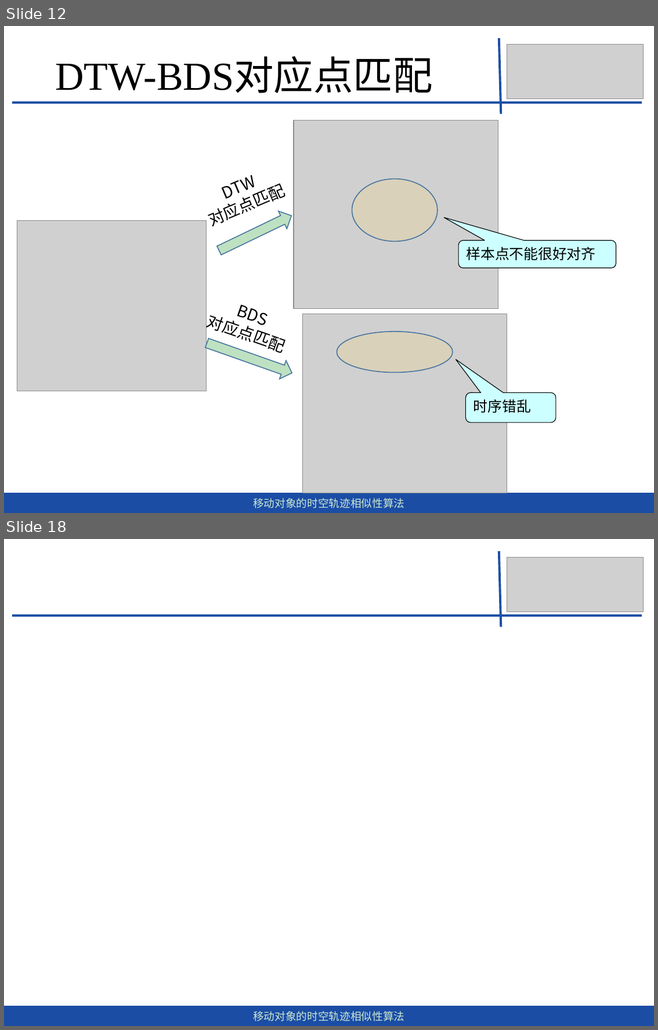
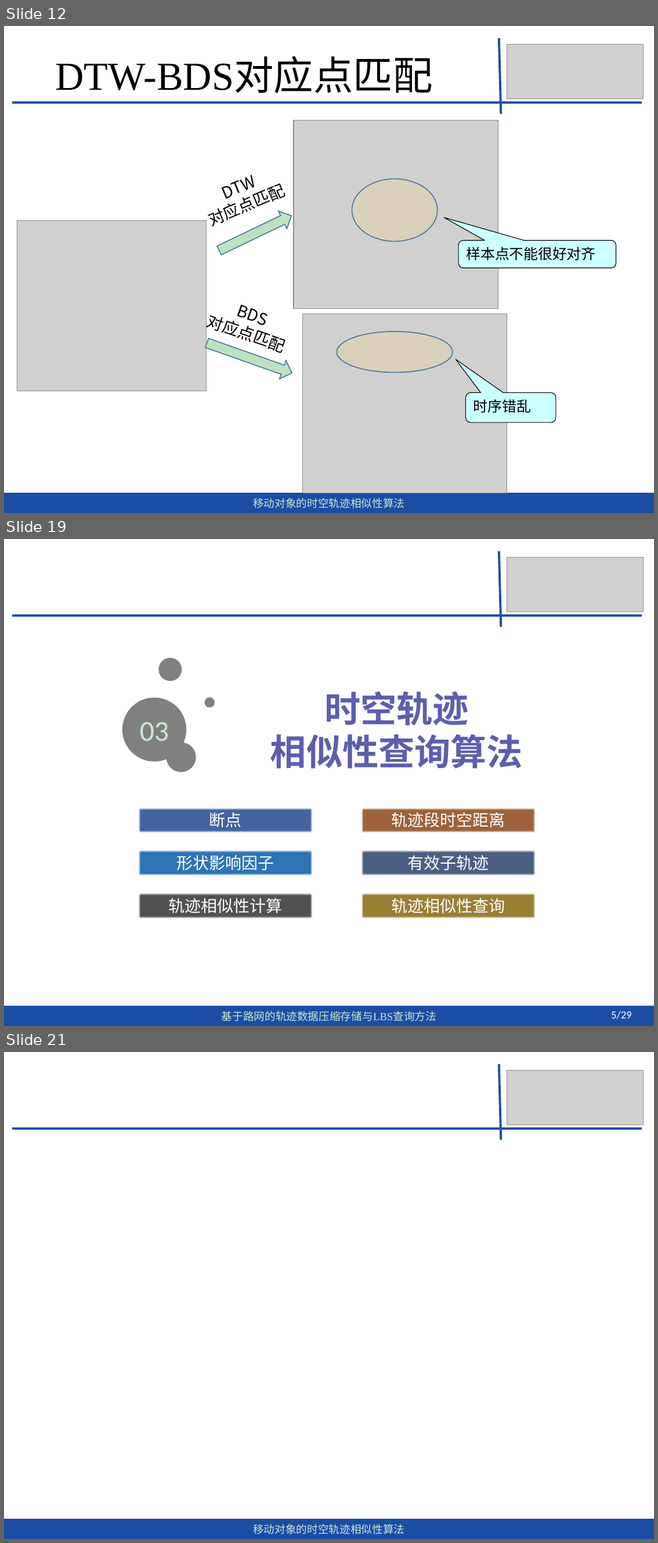
Before and after one commit to dingguangwei/biyelunwen, a slide deck: 答辩——毕设.pptx. Shown one above the other, each under a label of ours: slides 12 and 18 before the commit, slides 12, 19 and 21 after it; the slides between them are not shown. The pictures are 658x1030 and 658x1543 pixels, drawn with LibreOffice and Linux fonts; fonts in the diff are those of the drawing; grey boxes stand for pictures. Boxes give left, top, right and bottom in pixels: in the first picture for what was removed or moved away, otherwise in the second. Text is boxed around its words. In the diff, an @@ line names an element or a change of style, - is before the commit and + after.

```diff
--- a/答辩——毕设.pptx
+++ b/答辩——毕设.pptx
@@ slide 19 added at <box>4,539,654,1026</box>, background #CCE8CF @@
@@ text added at <box>270,691,523,769</box>, 40 pt, text #5E5EAF, bold @@
+时空轨迹
+相似性查询算法
@@ group added at <box>122,658,215,772</box>: 4 ellipses @@
+03
@@ rectangle added at <box>138,808,313,833</box>, fill #2F5597 at 90% opacity, 18 pt, text #CCE8CF @@
+断点
@@ rectangle added at <box>360,808,535,833</box>, fill #843C0B at 80% opacity, 18 pt, text #CCE8CF @@
+轨迹段时空距离
@@ rectangle added at <box>138,850,313,876</box>, fill #2E75B6, 18 pt, text #CCE8CF @@
+形状影响因子
@@ rectangle added at <box>360,850,535,876</box>, fill #203864 at 80% opacity, 18 pt, text #CCE8CF @@
+有效子轨迹
@@ rectangle added at <box>138,893,313,919</box>, fill #404040 at 90% opacity, 18 pt, text #CCE8CF @@
+轨迹相似性计算
@@ rectangle added at <box>360,893,535,919</box>, fill #806000 at 80% opacity, 18 pt, text #CCE8CF @@
+轨迹相似性查询
@@ group added at <box>4,551,654,1026</box>: 2 lines, 1 picture, 1 rectangle @@
+基于路网的轨迹数据压缩存储与LBS查询方法
@@ text added at <box>611,1011,632,1019</box>, 12 pt, text #CCE8CF @@
+5/29
@@ what was slide 18 is now slide 21 @@
```
Also in this commit, not shown: 5 slides changed, 6 other slides added, 1 other file.
